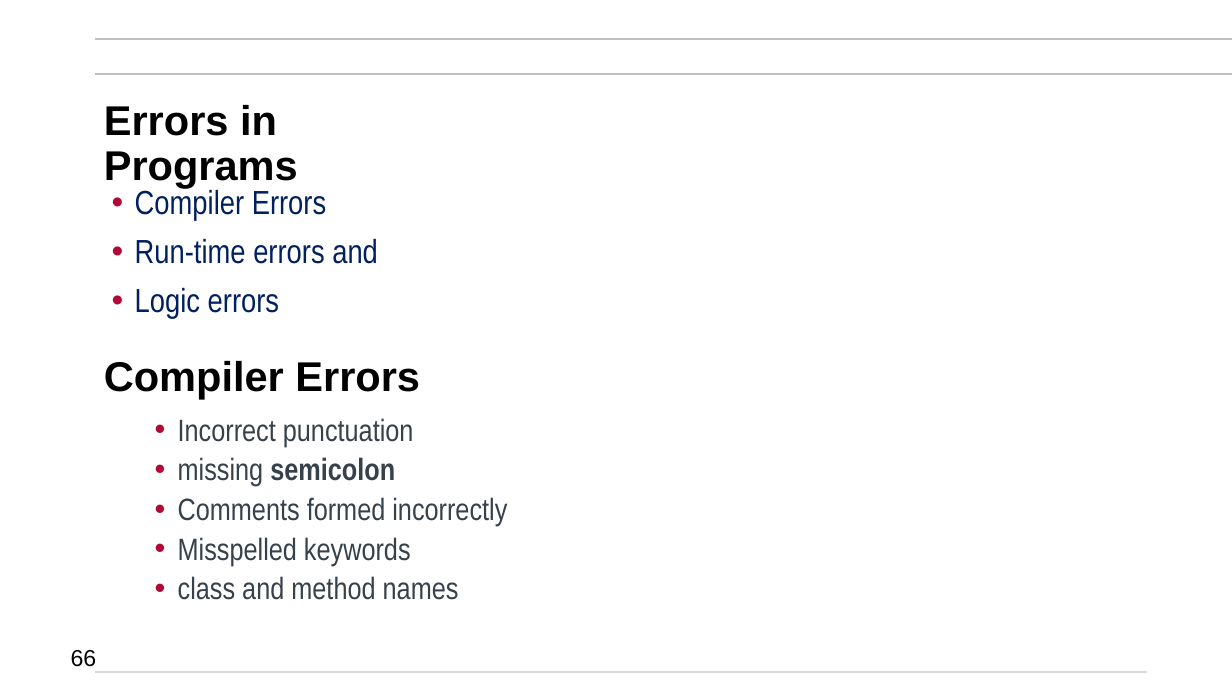
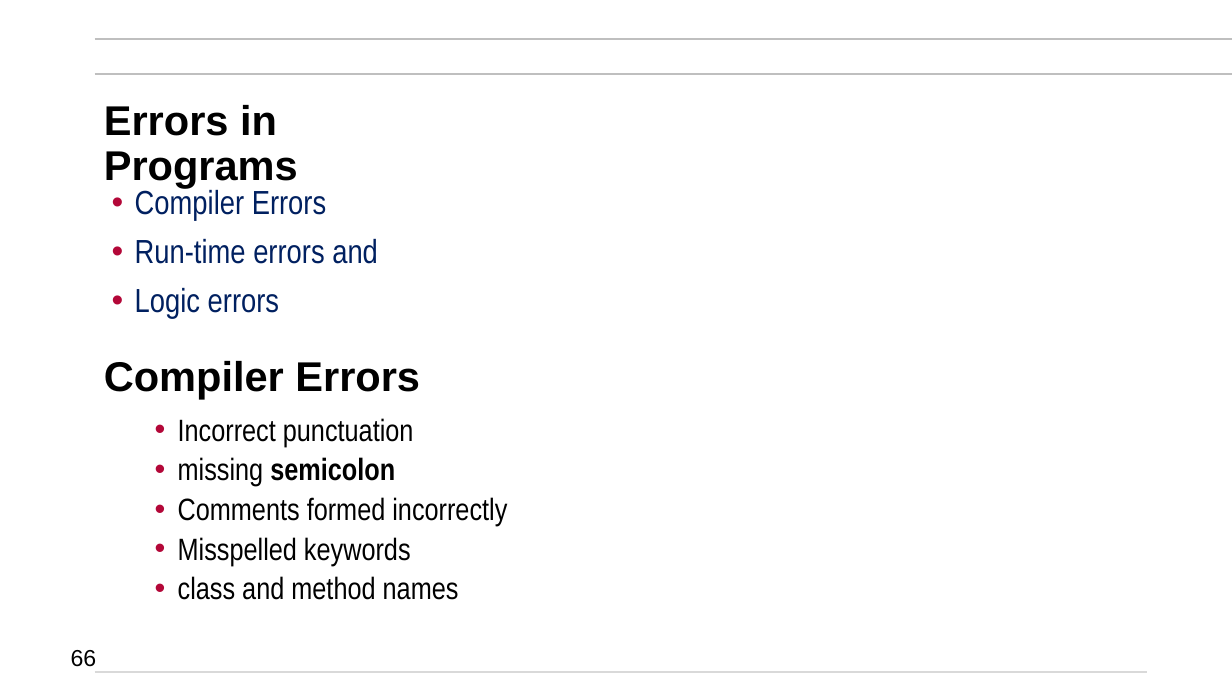
Before and after one commit to mikegrace2/CSEN160-Fall2026-Course-Website, a slide deck: slide 66 of lectures/Week01_JavaRefresher/3_JavaRefresher_V4.pptx. Drawn at 1232x693 pixels with LibreOffice and Linux fonts; fonts in the diff are those of the drawing; background and template pictures are left out. Boxes give left, top, right and bottom in pixels: in the first picture for what was removed or moved away, otherwise in the second. Text is boxed around its words. In the diff, an @@ line names an element or a change of style, - is before the commit and + after.

Commit message:
Only style updates

```diff
--- a/lectures/Week01_JavaRefresher/3_JavaRefresher_V4.pptx
+++ b/lectures/Week01_JavaRefresher/3_JavaRefresher_V4.pptx
@@ text "Incorrect punctuation" at (x1=178, y1=418, x2=507, y2=600): text colour #37414B to #000000 @@
```
Also in this commit, not shown: 9 other slides changed.
